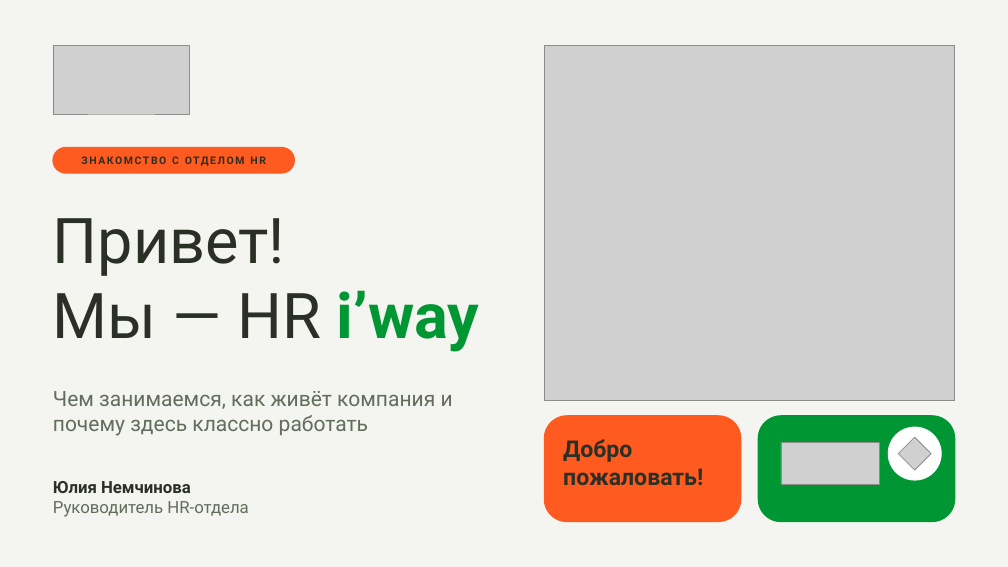
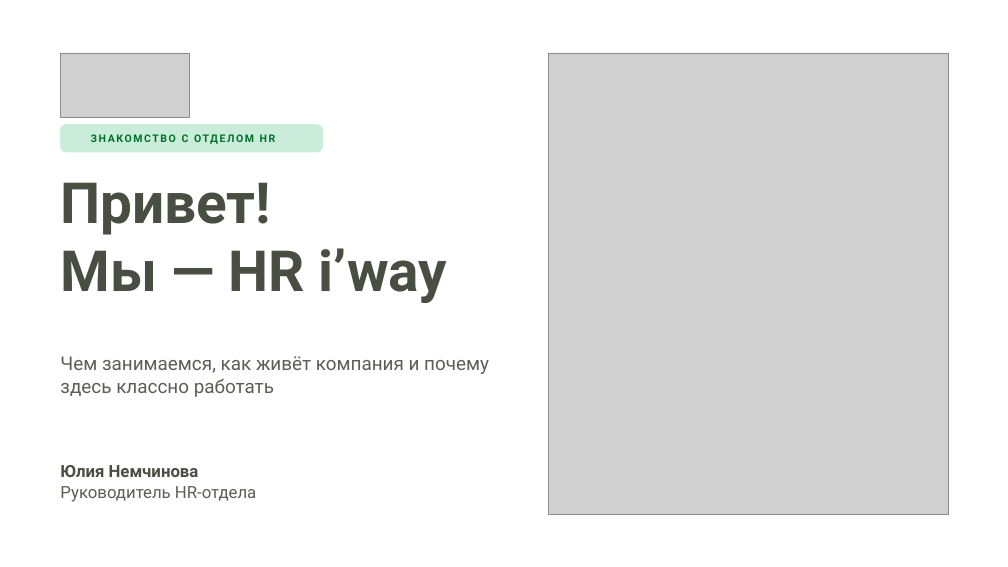
Before and after one commit to hriwayhr/HR-projects, a slide deck: slide 1 of presentations/HR-iway-onboarding-2026.pptx. Drawn at 1008x567 pixels with LibreOffice and Linux fonts; fonts in the diff are those of the drawing; grey boxes stand for pictures; background and template pictures are left out. Boxes give left, top, right and bottom in pixels: in the first picture for what was removed or moved away, otherwise in the second. Text is boxed around its words. In the diff, an @@ line names an element or a change of style, - is before the commit and + after.

```diff
--- a/presentations/HR-iway-onboarding-2026.pptx
+++ b/presentations/HR-iway-onboarding-2026.pptx
@@ background #F4F4F0 to #FFFFFF @@
@@ picture: place and size @@
-picture at (53, 45, 189, 114)
+picture at (60, 53, 189, 118)
@@ picture: place and size @@
-picture at (544, 45, 955, 401)
+picture at (548, 53, 949, 514)
@@ rounded rectangle: place and size @@
-rounded rectangle at (53, 147, 294, 173)
+rounded rectangle at (60, 125, 322, 152)
@@ rounded rectangle at (60, 125, 322, 152): fill #FF5A1F to #C9EDDA; outline #FF5A1F 1 pt to #C9EDDA 1 pt; proportions changed @@
@@ text "ЗНАКОМСТВО С ОТДЕЛОМ HR": place and size @@
-text "ЗНАКОМСТВО С ОТДЕЛОМ HR" at (172, 156, 179, 164)
+text "ЗНАКОМСТВО С ОТДЕЛОМ HR" at (182, 134, 189, 142)
@@ text "ЗНАКОМСТВО С ОТДЕЛОМ HR" at (182, 134, 189, 142): text colour #2B3026 to #007026; alignment centre to left @@
@@ title "Привет!": place and size @@
-title "Привет!" at (53, 218, 480, 352)
+title "Привет!" at (60, 182, 447, 303)
@@ title "Привет!" at (60, 182, 447, 303): size 60 to 54 pt; text colour #2B3026 to #484E41, bold on in "Привет!", "Мы — HR"; text colour #009634 to #484E41 in "i’way" @@
@@ text "Чем занимаемся, как живёт компания ...": place and size @@
-text "Чем занимаемся, как живёт компания ..." at (53, 391, 453, 436)
+text "Чем занимаемся, как живёт компания ..." at (60, 356, 489, 397)
@@ text "Чем занимаемся, как живёт компания ..." at (60, 356, 489, 397): size 20 to 18 pt, text colour #626D5B to #5A6055 @@
@@ rounded rectangle removed at (544, 416, 741, 522) @@
@@ rounded rectangle removed at (758, 416, 955, 522) @@
@@ text removed at (563, 439, 703, 486) @@
-Добро пожаловать!
@@ picture removed at (781, 442, 879, 485) @@
@@ ellipse removed at (889, 427, 941, 480) @@
@@ picture removed at (899, 438, 932, 471) @@
@@ text "Юлия Немчинова": place and size @@
-text "Юлия Немчинова" at (53, 481, 248, 517)
+text "Юлия Немчинова" at (60, 465, 256, 502)
@@ text "Юлия Немчинова" at (60, 465, 256, 502): text colour #2B3026 to #484E41 in "Юлия Немчинова"; text colour #626D5B to #5A6055 in "Руководитель HR-отдела" @@
```
Also in this commit, not shown: 27 other slides changed, 4 other files.
